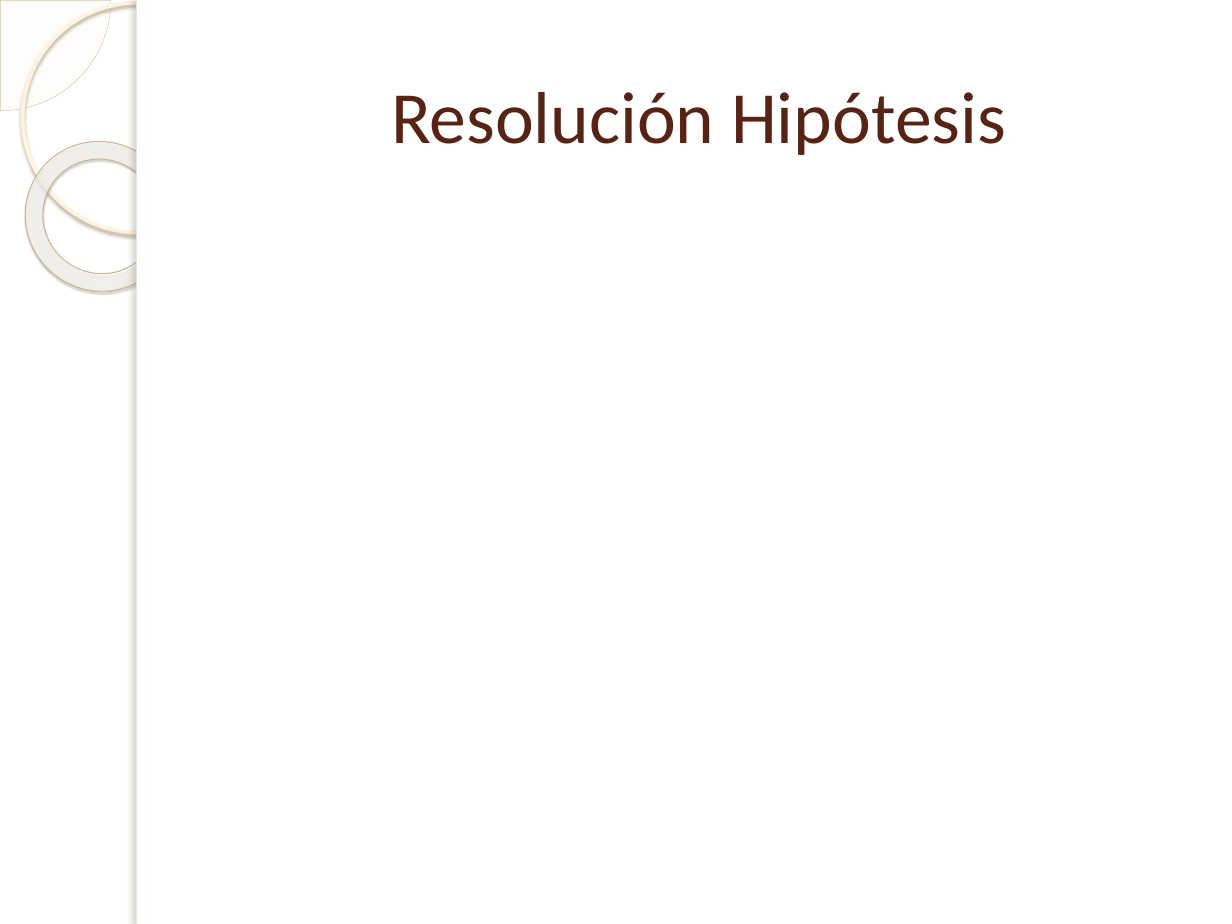
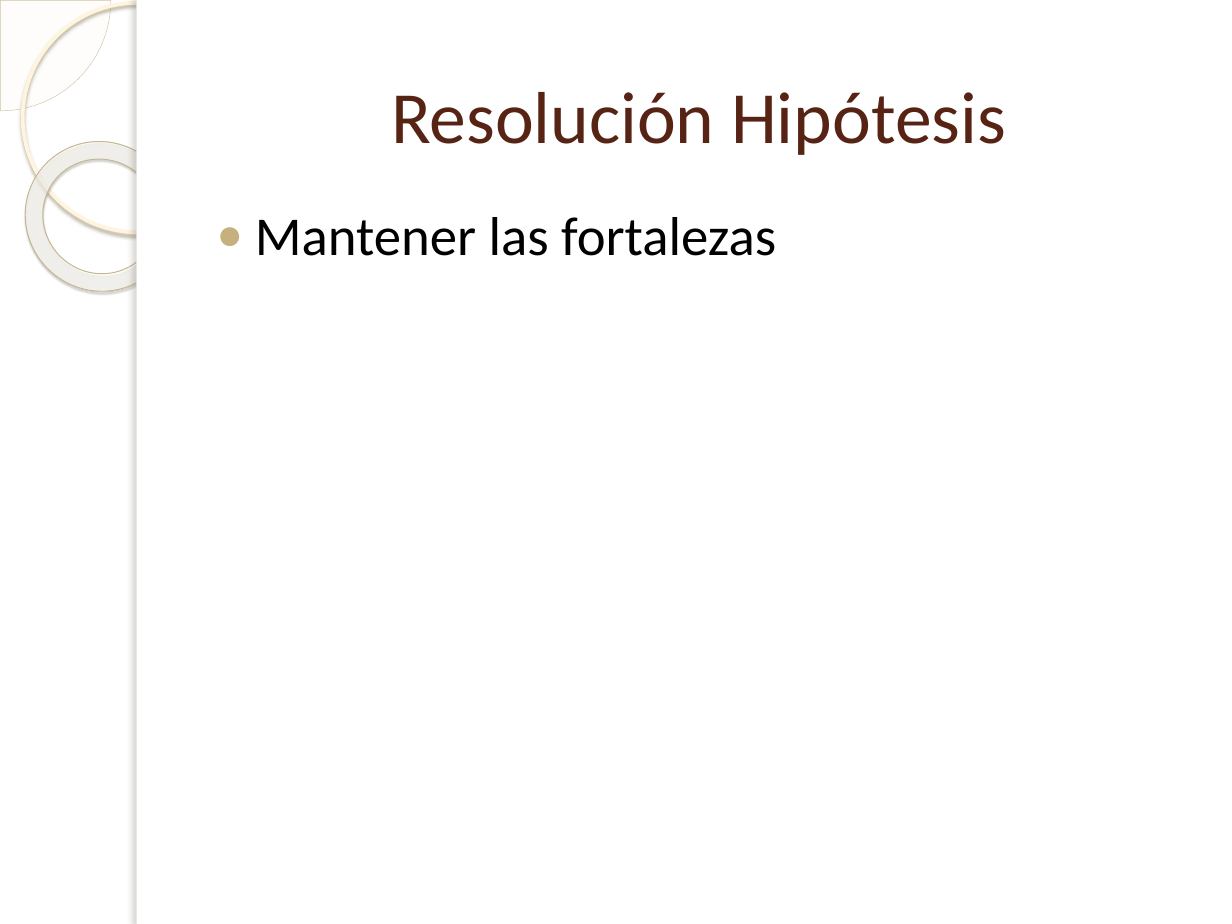
Before and after one commit to Bloodclot24/empresitas, a slide deck: slide 19 of Presentacion/Presentacion.ppsx (slide 9 before the commit). Drawn at 1232x924 pixels with LibreOffice and Linux fonts; fonts in the diff are those of the drawing; background and template pictures are left out. Boxes give left, top, right and bottom in pixels: in the first picture for what was removed or moved away, otherwise in the second. Text is boxed around its words. In the diff, an @@ line names an element or a change of style, - is before the commit and + after.

```diff
--- a/Presentacion/Presentacion.ppsx
+++ b/Presentacion/Presentacion.ppsx
@@ text added at [255,217,776,256], 32 pt, text #000000 @@
+● Mantener las fortalezas
```
Also in this commit, not shown: 10 other slides changed, 15 slides added, 1 slide removed, 5 other files.
